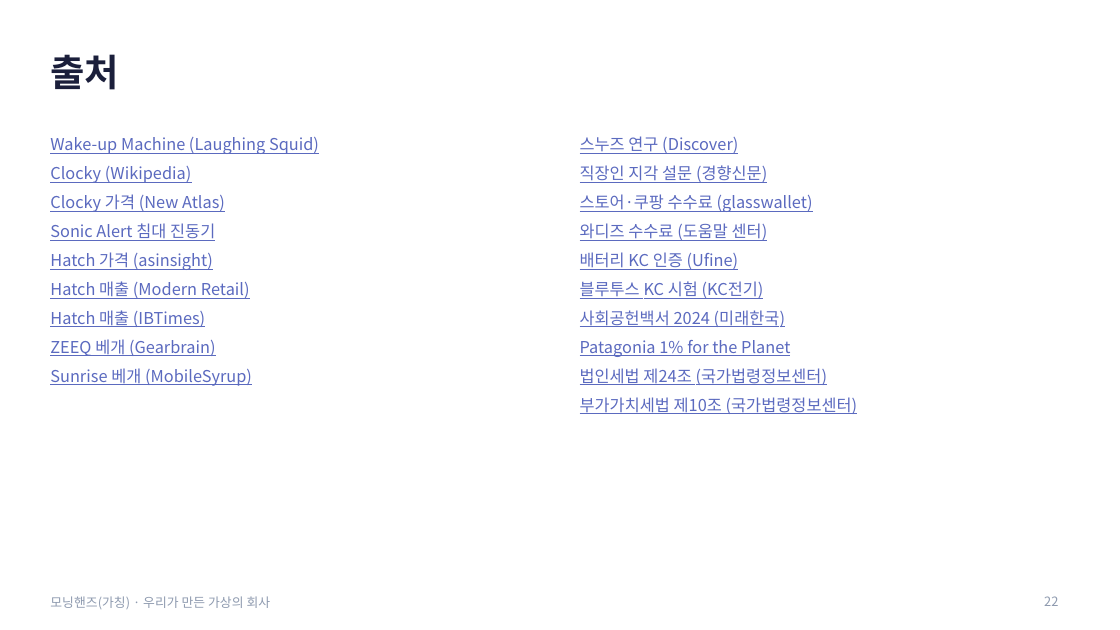
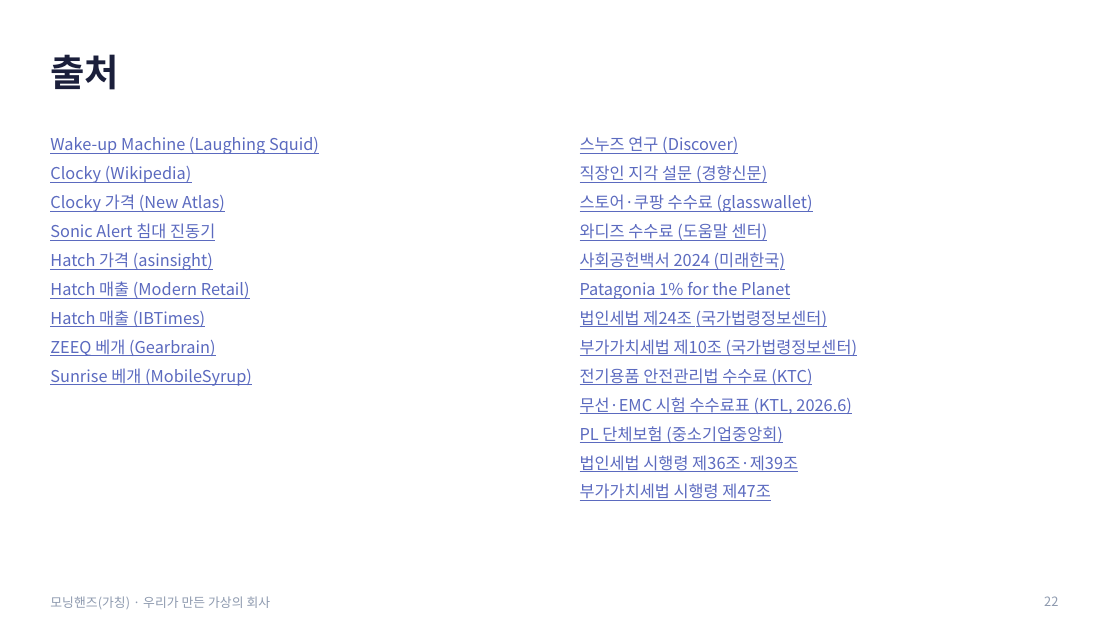
Before and after one commit to g975682-source/-, a slide deck: slide 22 of MorningHands_Student_Presentation.pptx. Drawn at 1120x630 pixels with LibreOffice and Linux fonts; fonts in the diff are those of the drawing. Boxes give left, top, right and bottom in pixels: in the first picture for what was removed or moved away, otherwise in the second. Text is boxed around its words. In the diff, an @@ line names an element or a change of style, - is before the commit and + after.

```diff
--- a/MorningHands_Student_Presentation.pptx
+++ b/MorningHands_Student_Presentation.pptx
@@ text at bbox=[580, 252, 764, 299]: paragraphs removed @@
-배터리 KC 인증 (Ufine)
-블루투스 KC 시험 (KC전기)
@@ text at bbox=[580, 368, 852, 501]: paragraphs added @@
+전기용품 안전관리법 수수료 (KTC)
+무선·EMC 시험 수수료표 (KTL, 2026.6)
+PL 단체보험 (중소기업중앙회)
+법인세법 시행령 제36조·제39조
+부가가치세법 시행령 제47조
```
Also in this commit, not shown: 4 other slides changed, 2 other files.
